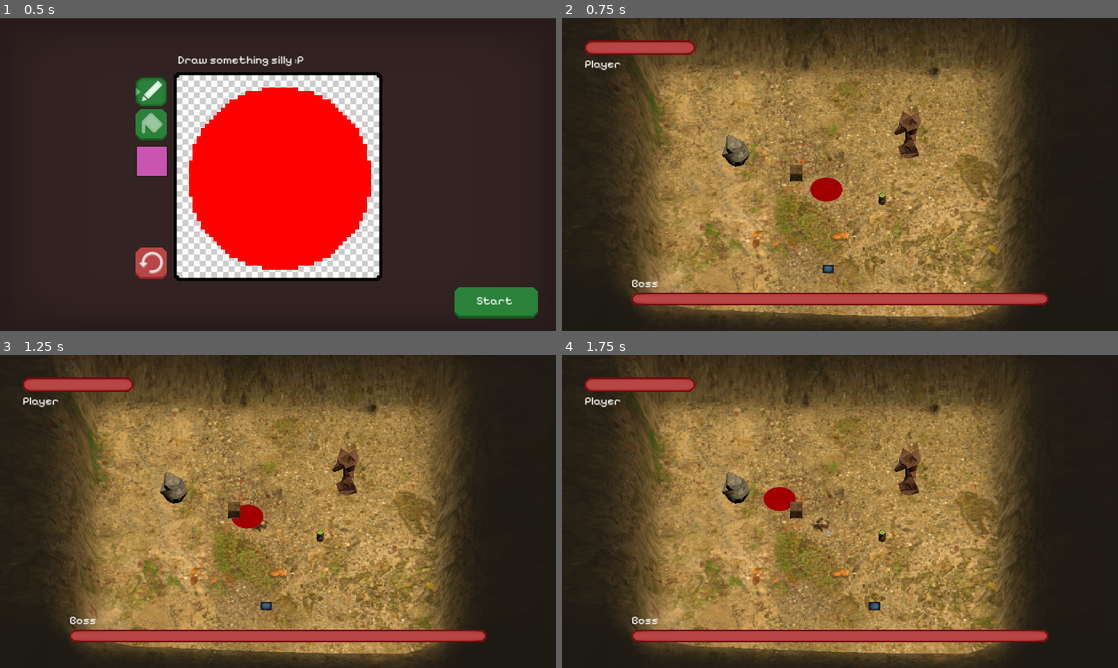
Above: before the commit, frames 1-4 (two rows, left to right).
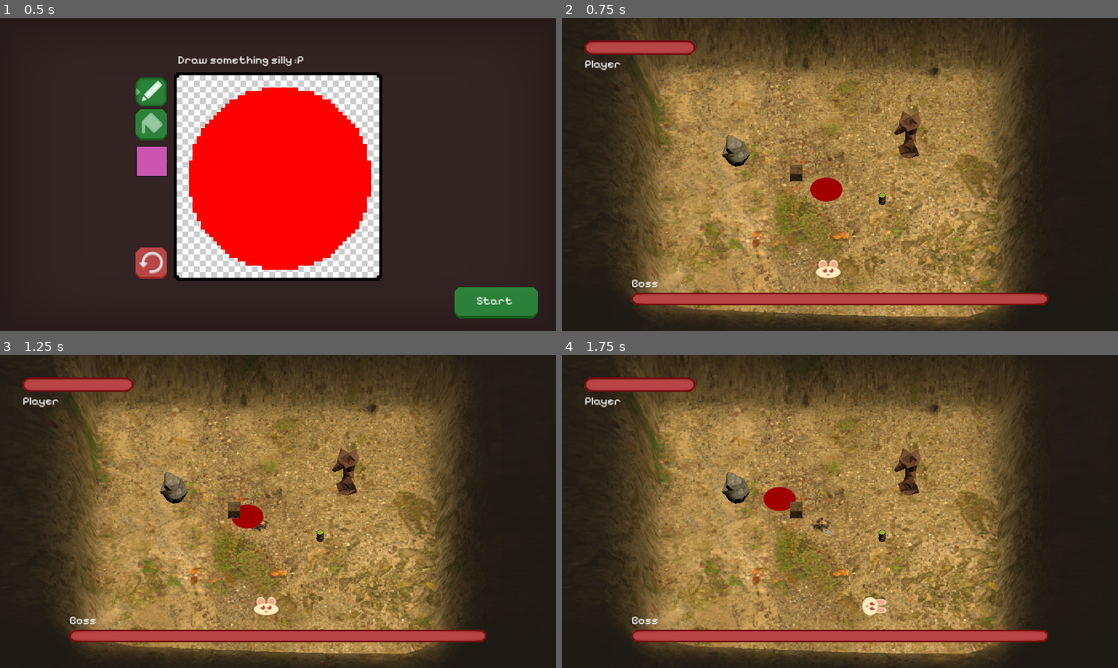
Above: after the commit, the same moments.

Repository: sticks-stuff/ggj
Game: Godot game, scene res://scenes/player_draw_pane.tscn
The game is run twice, just before and just after one commit, with the same random seed, the same clock (stepped at 60 frames per second) and the same inputs.
Inputs:
- Up to frame 1 (0.5 s): no input
- Up to frame 2 (0.75 s): click "Start" at 0.5 s
- Up to frame 3 (1.25 s): no input
- Up to frame 4 (1.75 s): hold D (right) from 1.28 s (still down); hold Space (fire) from 1.28 s (still down)

Frame 1 is identical in both runs. In frame 2, 0.2% of the frame differs, in the area x 45-51%, y 77-84%; in frame 3, 0.2%; in frame 4, 0.2%.

Commit message:
Add player sprite

Diff:
--- a/scenes/player.tscn
+++ b/scenes/player.tscn
@@ -1,7 +1,7 @@
 [gd_scene load_steps=4 format=3 uid="uid://b5t28pvrvfg8y"]
 
 [ext_resource type="Script" path="res://scripts/player/player.gd" id="1_gwplv"]
-[ext_resource type="Texture2D" uid="uid://brdymnyci56n0" path="res://assets/_TEMP_player.svg" id="2_x2evk"]
+[ext_resource type="Texture2D" uid="uid://ctkkmb8m4utjp" path="res://sprites/sprite_player.png" id="2_cjvqn"]
 
 [sub_resource type="SphereShape3D" id="SphereShape3D_4ax3u"]
 
@@ -9,8 +9,9 @@
 script = ExtResource("1_gwplv")
 
 [node name="Sprite3D" type="Sprite3D" parent="."]
-transform = Transform3D(1, 0, 0, 0, -4.37114e-08, -1, 0, 1, -4.37114e-08, 0, 0, 0)
-texture = ExtResource("2_x2evk")
+transform = Transform3D(-0.55, -4.80825e-08, 2.10175e-15, -8.38528e-24, -2.40413e-08, -0.55, 4.80825e-08, -0.55, 2.40413e-08, 0, 0, 0)
+shaded = true
+texture = ExtResource("2_cjvqn")
 
 [node name="Area3D" type="Area3D" parent="." groups=["player"]]
 
Binary file added: sprites/sprite_player.png
Not shown, added: sprites/sprite_player.png.import
